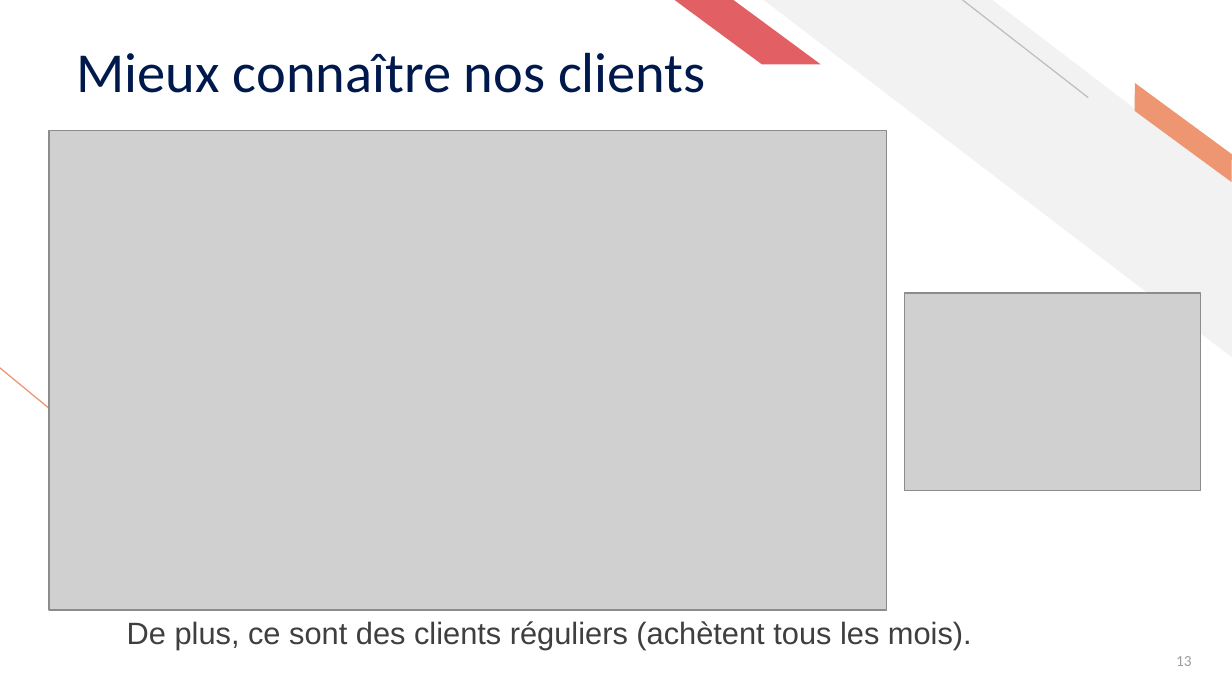
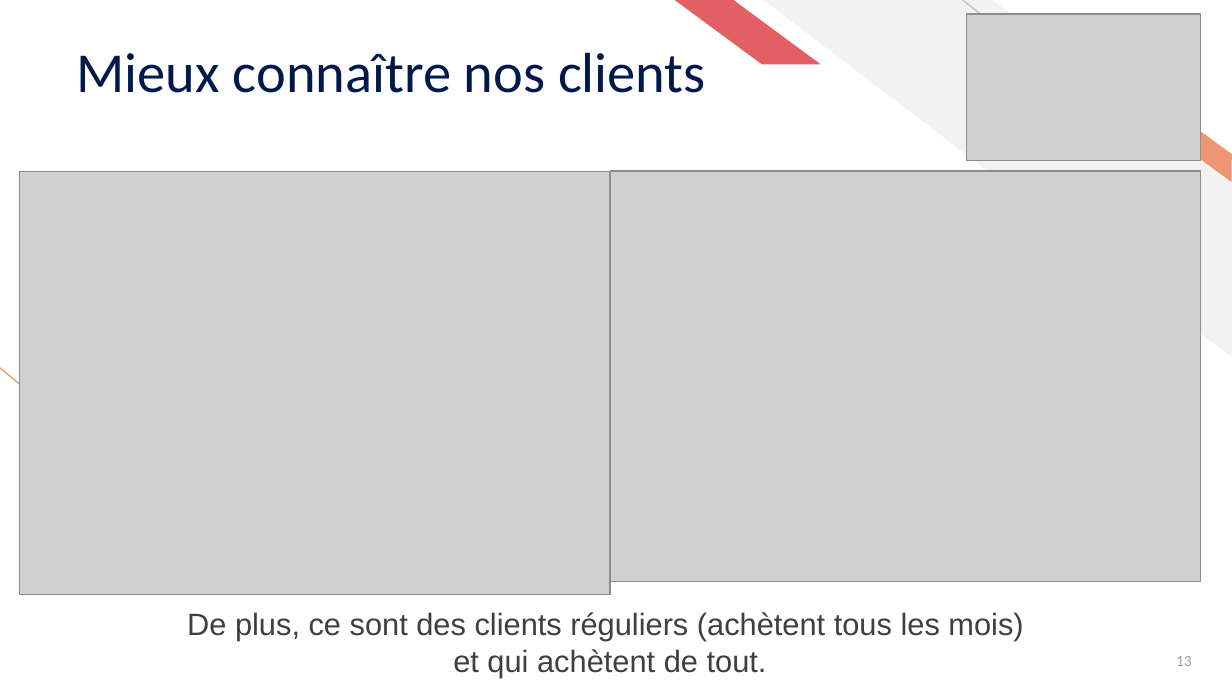
Before and after one commit to ziedbelhocine/Cours-OC, a slide deck: slide 13 of Data_Analyst/Projet_9/Belhocine_Zied_2_support_presentation_042026.pptx. Drawn at 1232x693 pixels with LibreOffice and Linux fonts; fonts in the diff are those of the drawing; grey boxes stand for pictures. Boxes give left, top, right and bottom in pixels: in the first picture for what was removed or moved away, otherwise in the second. Text is boxed around its words. In the diff, an @@ line names an element or a change of style, - is before the commit and + after.

```diff
--- a/Data_Analyst/Projet_9/Belhocine_Zied_2_support_presentation_042026.pptx
+++ b/Data_Analyst/Projet_9/Belhocine_Zied_2_support_presentation_042026.pptx
@@ picture: place and size @@
-picture at [904, 293, 1201, 490]
+picture at [966, 14, 1200, 160]
@@ picture: place and size @@
-picture at [49, 131, 887, 611]
+picture at [20, 171, 610, 595]
@@ picture added at [611, 171, 1201, 582] @@
@@ text at [187, 612, 1023, 678]: text changed @@
-De plus, ce sont des clients réguliers (achètent tous les mois).
+De plus, ce sont des clients réguliers (achètent tous les mois)
+et qui achètent de tout.
```
Also in this commit, not shown: 8 other slides changed, 15 other files.
